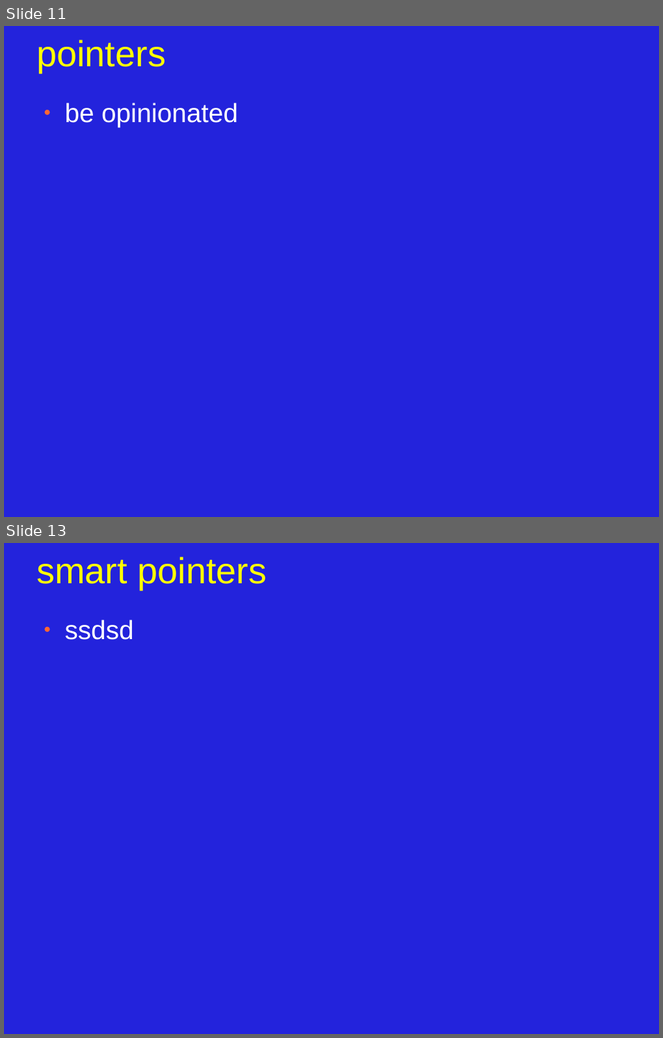
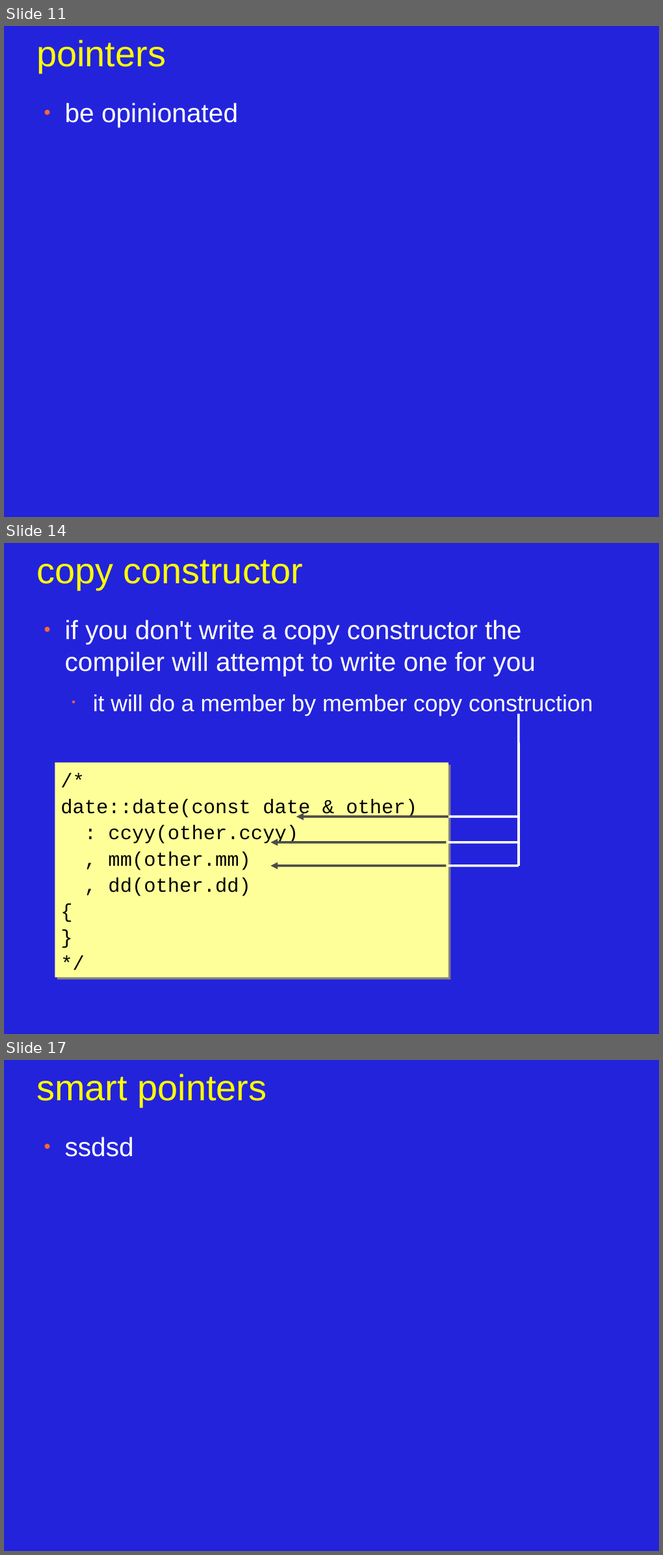
Before and after one commit to JonJagger/two-day-courses, a slide deck: cppf/04_Objects_Classes_and_Lifetime.odp. Shown one above the other, each under a label of ours: slides 11 and 13 before the commit, slides 11, 14 and 17 after it; the slides between them are not shown. The pictures are 663x1038 and 663x1555 pixels, drawn with LibreOffice and Linux fonts; fonts in the diff are those of the drawing. Boxes give left, top, right and bottom in pixels: in the first picture for what was removed or moved away, otherwise in the second. Text is boxed around its words. In the diff, an @@ line names an element or a change of style, - is before the commit and + after.

```diff
--- a/cppf/04_Objects_Classes_and_Lifetime.odp
+++ b/cppf/04_Objects_Classes_and_Lifetime.odp
@@ slide 14 added at [4,543,659,1034], background #2323DC @@
@@ title added at [36,560,303,590], 44 pt, text #FFFF00 @@
+copy constructor
@@ text added at [65,620,593,716], 32 pt, text #FFFFFF @@
+● if you don't write a copy constructor the compiler will attempt to write one for you
+  • it will do a member by member copy construction
@@ line added from (519, 714) to (519, 866), #FFFFFF 2.83 pt @@
@@ rectangle added at [55,763,449,978], fill #FFFF99, 24 pt, text #000000 @@
+/*
+date::date(const date & other)
+: ccyy(other.ccyy)
+, mm(other.mm)
+, dd(other.dd)
+{
+}
+*/
@@ arrow added from (449, 817) to (296, 817), #4C4C4C 2.83 pt @@
@@ line added from (519, 817) to (449, 817), #FFFFFF 2.83 pt @@
@@ arrow added from (447, 843) to (271, 843), #4C4C4C 2.83 pt @@
@@ line added from (519, 843) to (449, 843), #FFFFFF 2.83 pt @@
@@ arrow added from (447, 866) to (271, 866), #4C4C4C 2.83 pt @@
@@ line added from (519, 866) to (449, 866), #FFFFFF 2.83 pt @@
@@ what was slide 13 is now slide 17 @@
```
Also in this commit, not shown: 4 other slides added, 1 slide removed, 1 other file.
